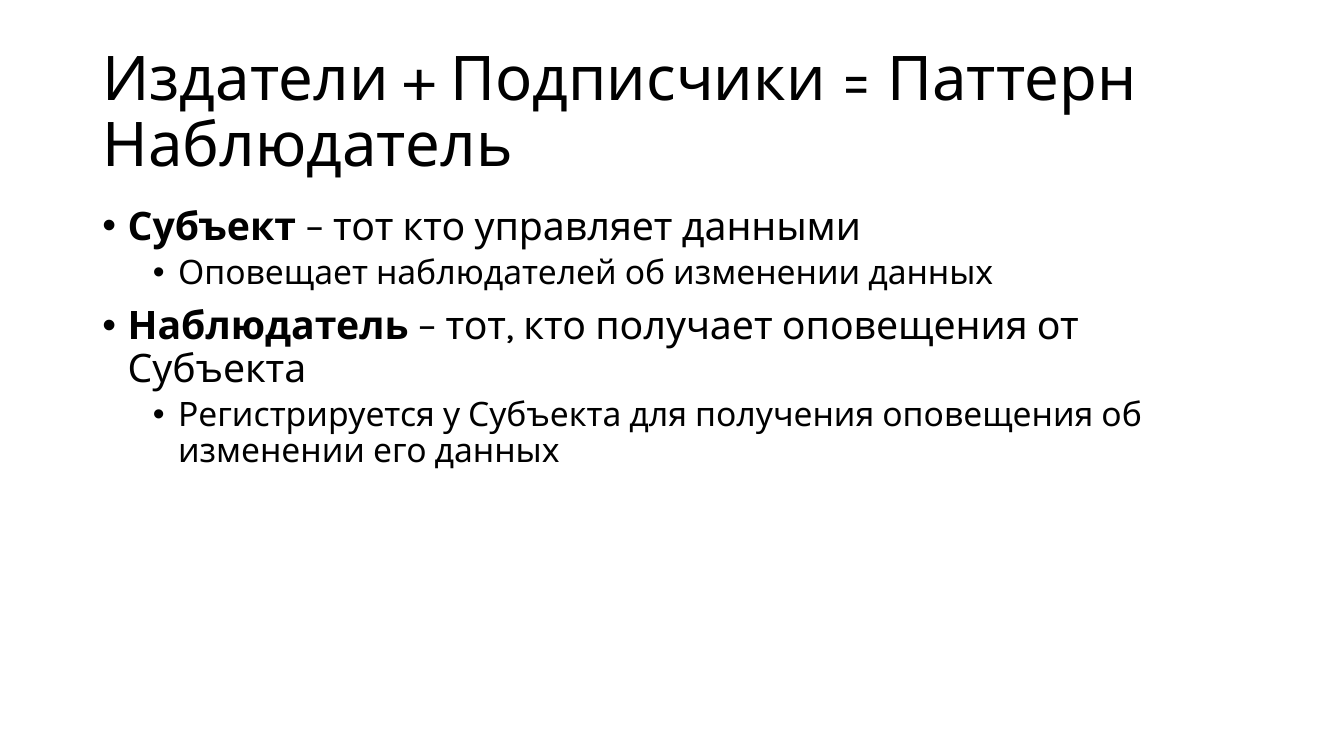
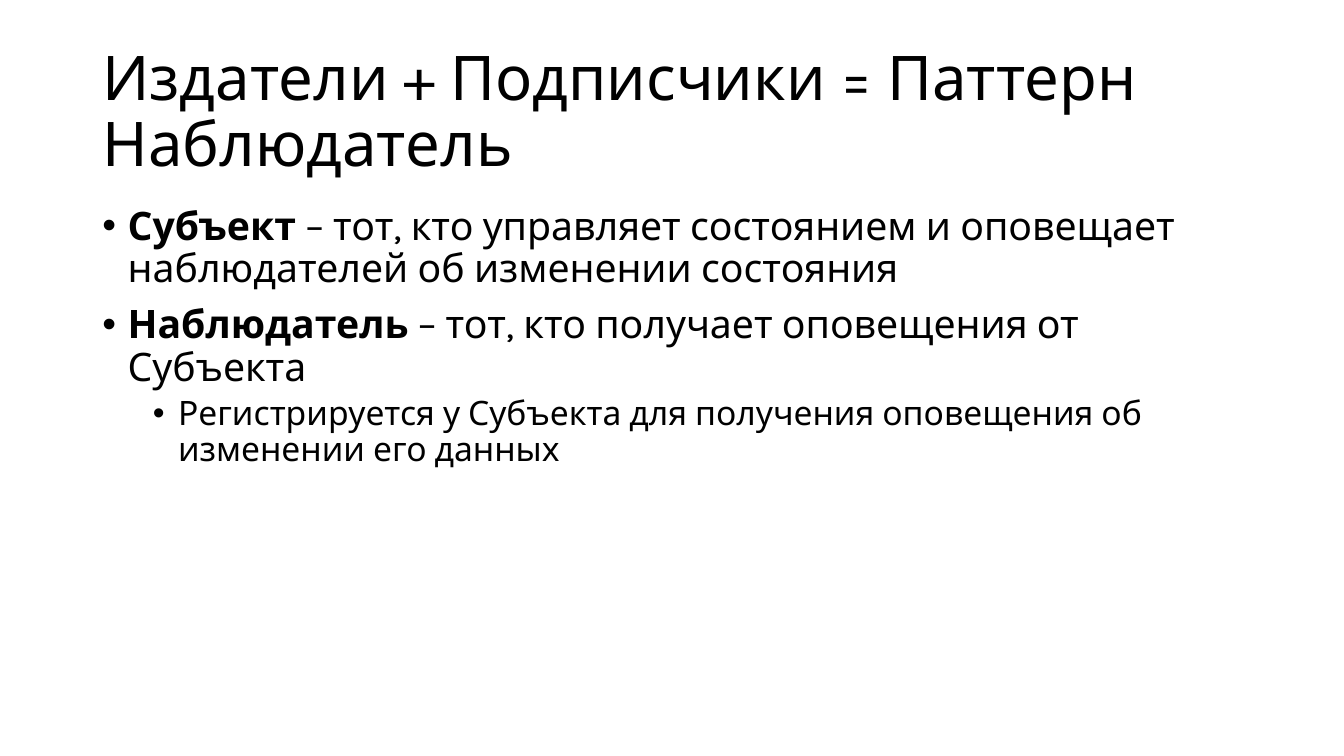
Before and after one commit to alexey-malov/ood, a slide deck: slide 18 of lectures/02.observer/observer.pptx (slide 19 before the commit). Drawn at 1344x756 pixels with LibreOffice and Linux fonts; fonts in the diff are those of the drawing. Boxes give left, top, right and bottom in pixels: in the first picture for what was removed or moved away, otherwise in the second. Text is boxed around its words. In the diff, an @@ line names an element or a change of style, - is before the commit and + after.

Commit message:
Дополнил лекцию по паттерну Наблюдатель

```diff
--- a/lectures/02.observer/observer.pptx
+++ b/lectures/02.observer/observer.pptx
@@ text at box(128, 210, 1174, 290): text changed; size 24 to 28 pt @@
-• Субъект – тот кто управляет данными
-  • Оповещает наблюдателей об изменении данных
+• Субъект – тот, кто управляет состоянием и оповещает наблюдателей об изменении состояния
```
Also in this commit, not shown: 17 other slides changed, 2 slides added, 2 slides removed, 2 other files.
